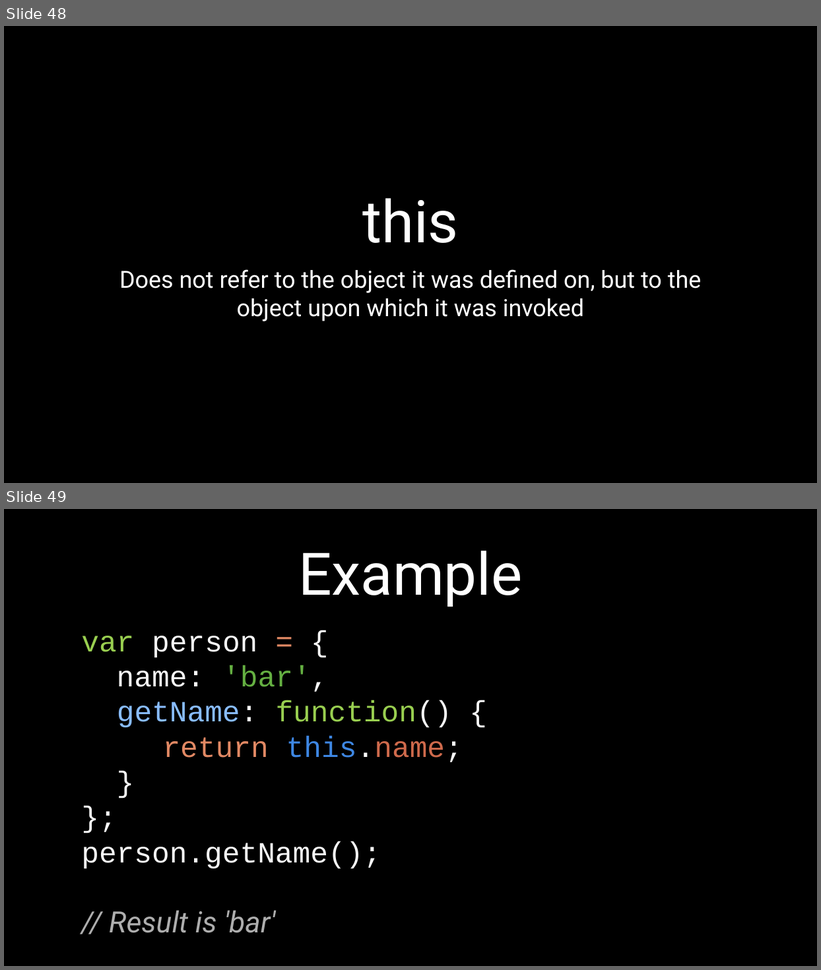
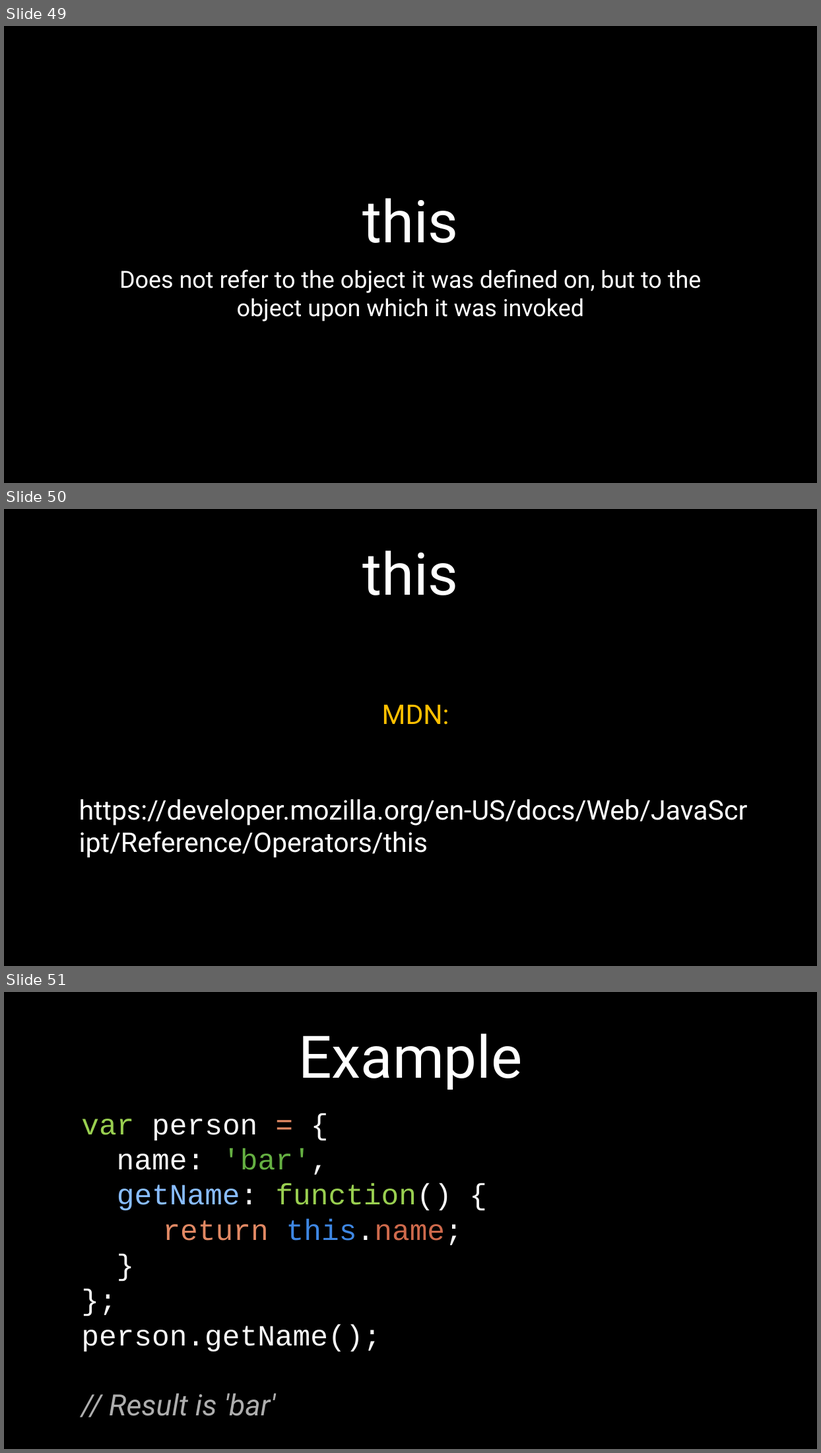
Before and after one commit to petereijgermans11/frontend-cursus, a slide deck: frontend-cursus/ 3 - JavaScript Language.pptx. Shown one above the other, each under a label of ours: slides 48 and 49 before the commit, slides 49, 50 and 51 after it. The pictures are 821x970 and 821x1453 pixels, drawn with LibreOffice and Linux fonts; fonts in the diff are those of the drawing. Boxes give left, top, right and bottom in pixels: in the first picture for what was removed or moved away, otherwise in the second. Text is boxed around its words. In the diff, an @@ line names an element or a change of style, - is before the commit and + after.

```diff
--- a/frontend-cursus/ 3 - JavaScript Language.pptx
+++ b/frontend-cursus/ 3 - JavaScript Language.pptx
@@ slide 50 added at [4,509,817,966], background #000000 @@
@@ title added at [362,551,459,595], 52 pt, text #FFFFFF @@
+this
@@ text added at [79,704,748,858], 24 pt, text #FFFFFF @@
+MDN:
+https://developer.mozilla.org/en-US/docs/Web/JavaScript/Reference/Operators/this
@@ what was slide 48 is now slide 49 @@
@@ what was slide 49 is now slide 51 @@
```
Also in this commit, not shown: 1 other slide added, 2 other files.
